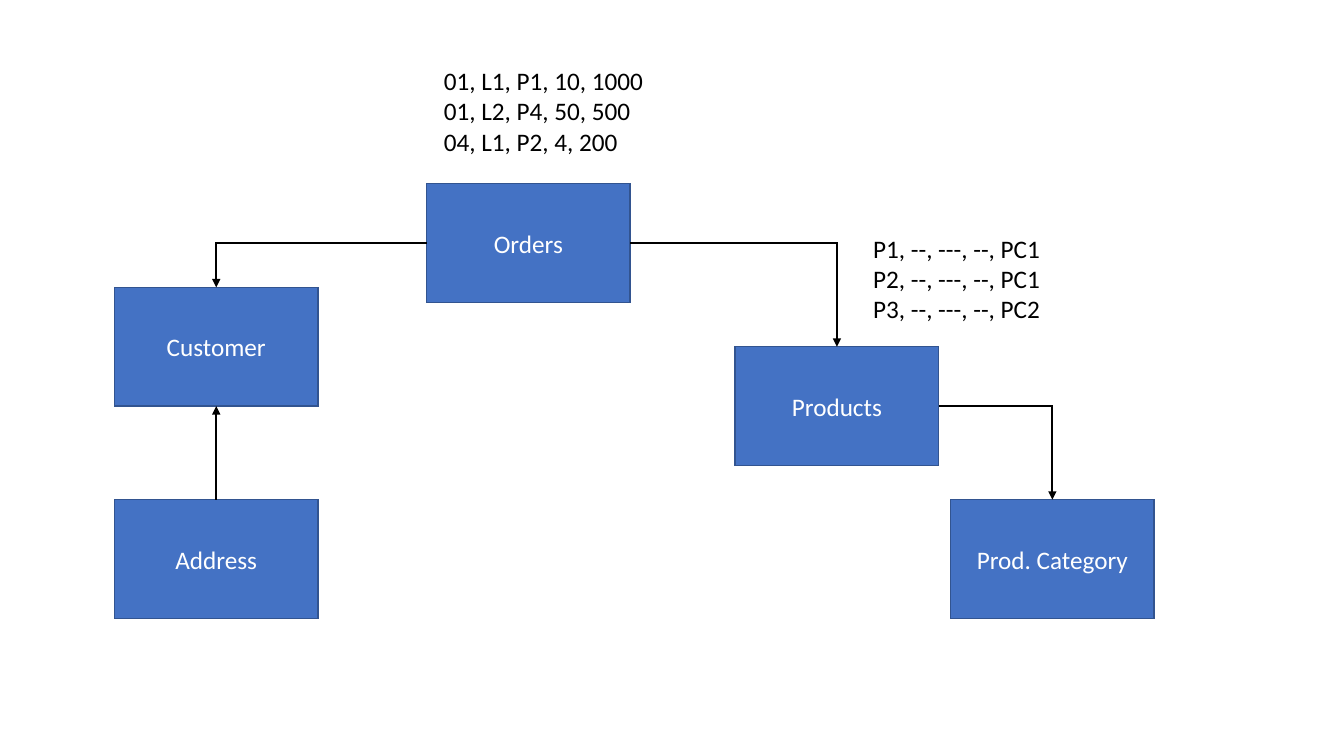
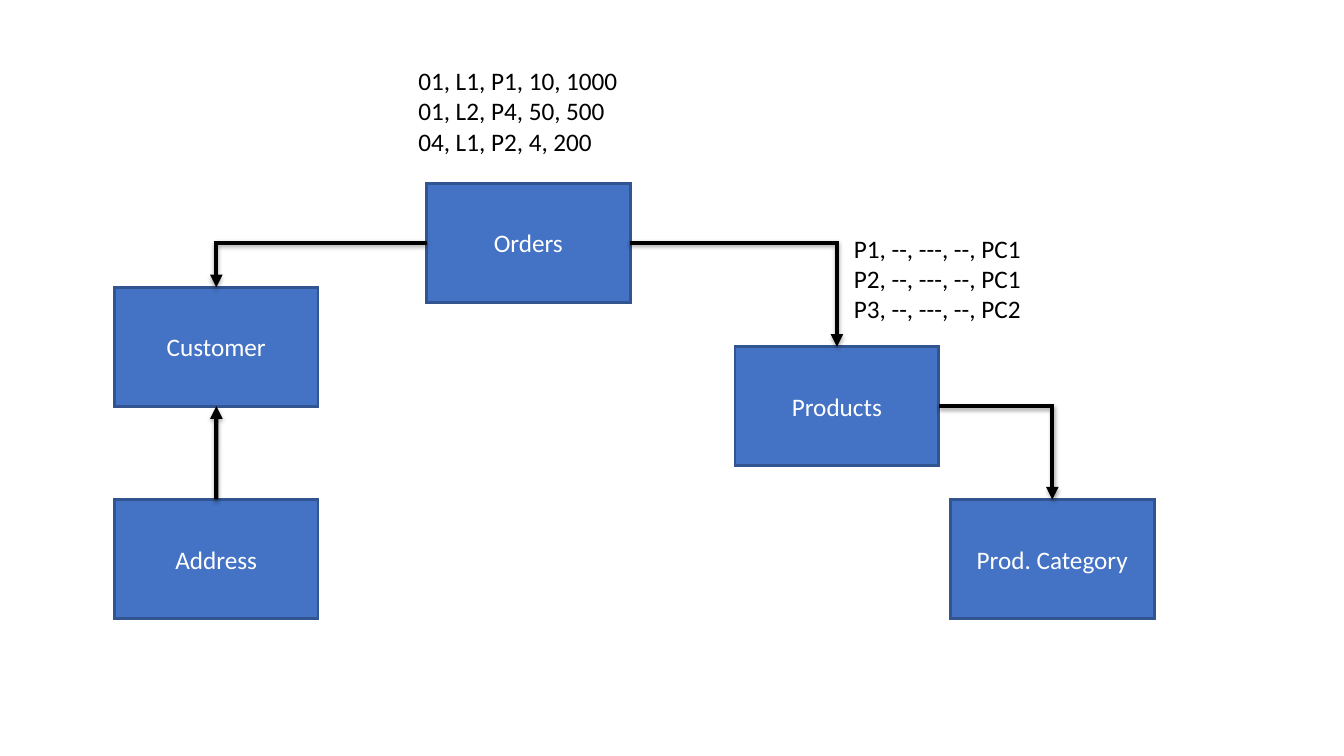
Before and after one commit to Madlhawa/AWS_datawarehouse, a slide deck: slide 2 of documents/PeriscopeData-UseCase.pptx. Drawn at 1344x756 pixels with LibreOffice and Linux fonts; fonts in the diff are those of the drawing. Boxes give left, top, right and bottom in pixels: in the first picture for what was removed or moved away, otherwise in the second. Text is boxed around its words. In the diff, an @@ line names an element or a change of style, - is before the commit and + after.

```diff
--- a/documents/PeriscopeData-UseCase.pptx
+++ b/documents/PeriscopeData-UseCase.pptx
@@ text "01, L1, P1, 10, 1000": place and size @@
-text "01, L1, P1, 10, 1000" at <box>444,73,643,154</box>
+text "01, L1, P1, 10, 1000" at <box>418,73,617,154</box>
@@ text "P1, --, ---, --, PC1": place and size @@
-text "P1, --, ---, --, PC1" at <box>873,241,1040,321</box>
+text "P1, --, ---, --, PC1" at <box>854,241,1020,321</box>
@@ elbow arrow (426, 243) - (217, 287): stroke #000000 1.5 pt to #000000 3 pt @@
@@ elbow arrow (630, 243) - (837, 347): stroke #000000 1.5 pt to #000000 3 pt @@
@@ arrow removed from (217, 500) to (217, 406) @@
@@ freeform shape added at <box>217,406,217,500</box>, outline #000000 3 pt @@
@@ elbow arrow (939, 406) - (1053, 500): stroke #000000 1.5 pt to #000000 3 pt @@
@@ outline #325491 1 pt to #325491 2 pt in 5 elements at <box>426,184,630,302</box>, <box>951,500,1154,619</box>, <box>735,347,939,466</box>, <box>115,287,319,406</box>, <box>115,500,319,619</box> @@
```
Also in this commit, not shown: 2 other slides changed, 6 other files.
